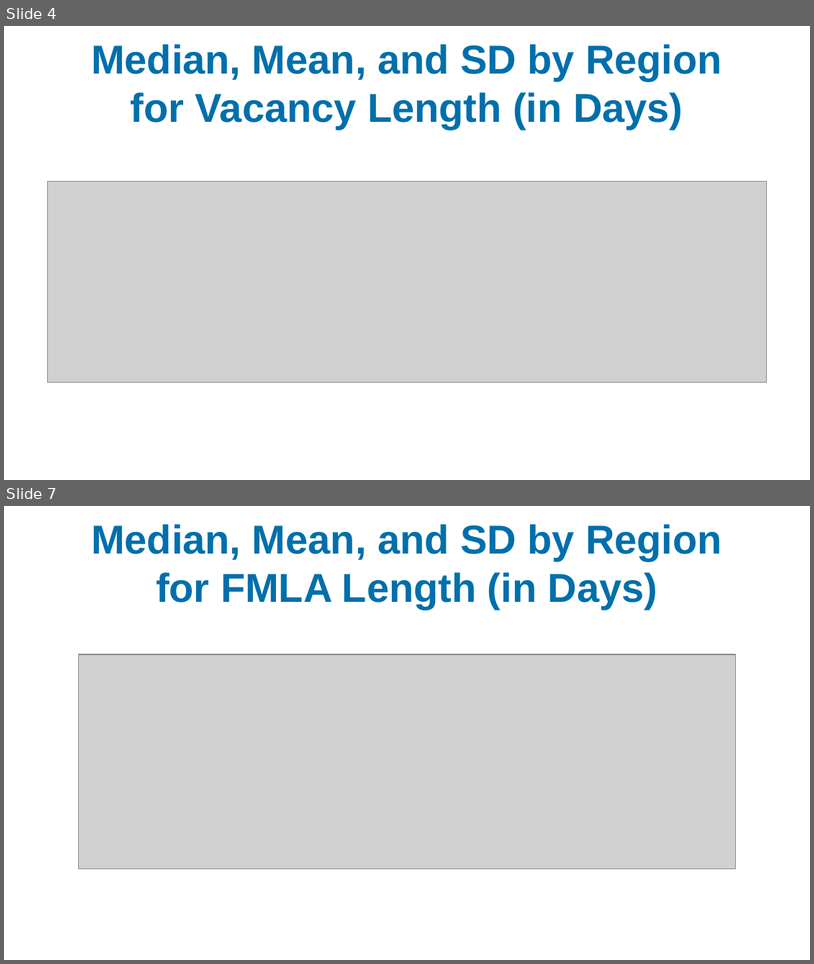
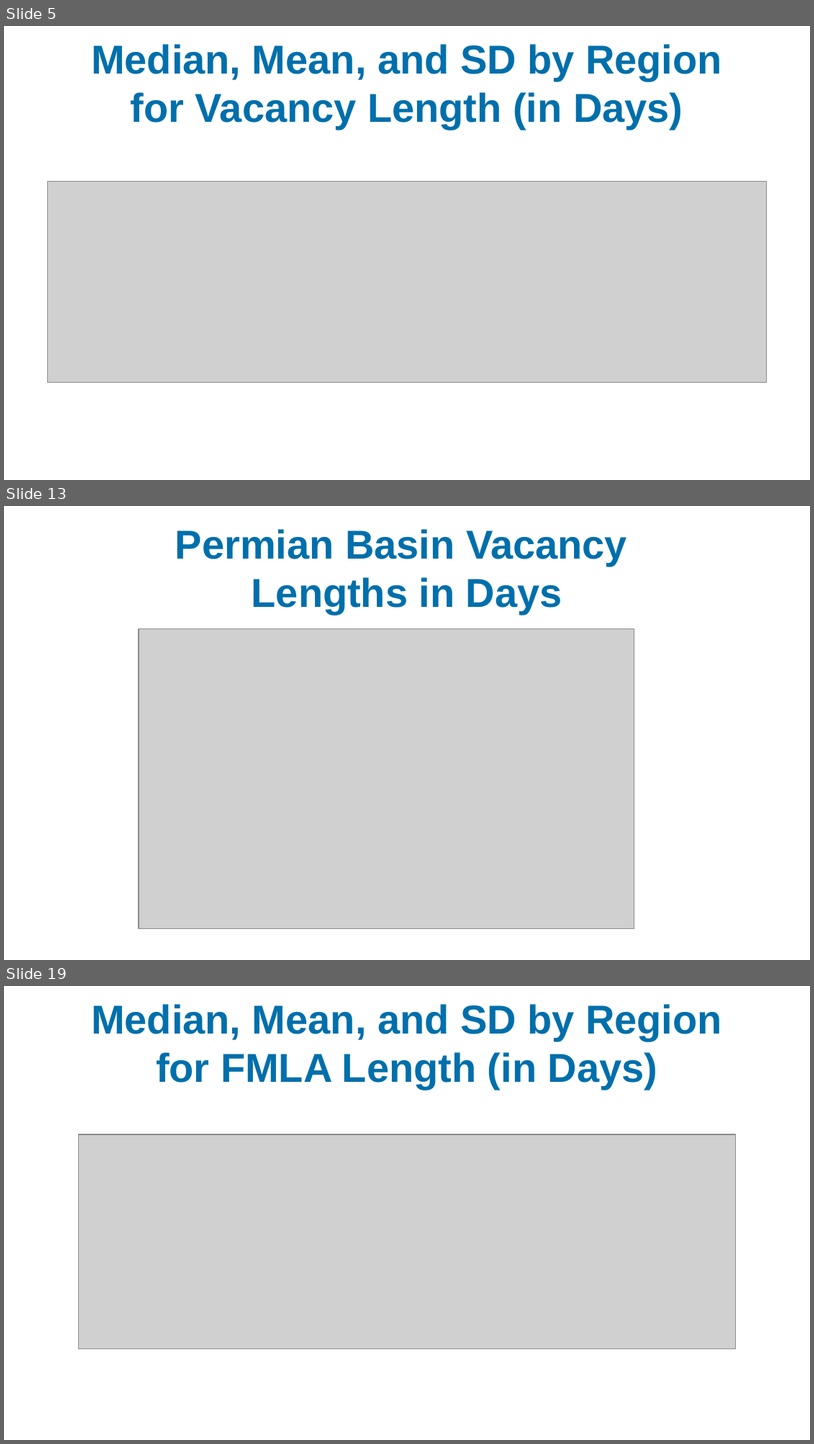
Before and after one commit to idea-analytics/Staffing_Trends_Performance_Vacancies, a slide deck: graphs/Staffing_Part1_23-24_preliminary_report.pptx. Shown one above the other, each under a label of ours: slides 4 and 7 before the commit, slides 5, 13 and 19 after it; the slides between them are not shown. The pictures are 814x964 and 814x1444 pixels, drawn with LibreOffice and Linux fonts; fonts in the diff are those of the drawing; grey boxes stand for pictures; background and template pictures are left out. Boxes give left, top, right and bottom in pixels: in the first picture for what was removed or moved away, otherwise in the second. Text is boxed around its words. In the diff, an @@ line names an element or a change of style, - is before the commit and + after.

```diff
--- a/graphs/Staffing_Part1_23-24_preliminary_report.pptx
+++ b/graphs/Staffing_Part1_23-24_preliminary_report.pptx
@@ slide 13 added at box(4, 506, 810, 960), background picture (left out) @@
@@ title added at box(175, 529, 628, 614), 36 pt, text #006FAB, bold @@
+Permian Basin Vacancy
+Lengths in Days
@@ picture added at box(139, 629, 635, 929) @@
@@ what was slide 4 is now slide 5 @@
@@ what was slide 7 is now slide 19 @@
```
Also in this commit, not shown: 4 slides changed, 13 other slides added, 1 slide removed, 2 other files.
